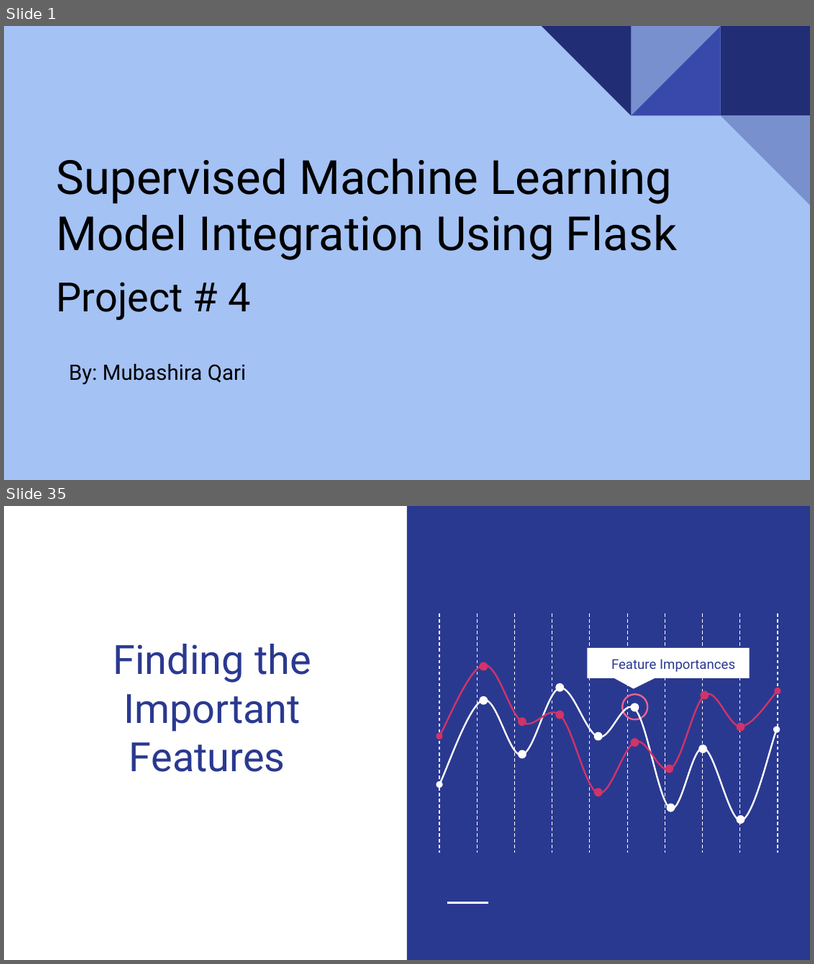
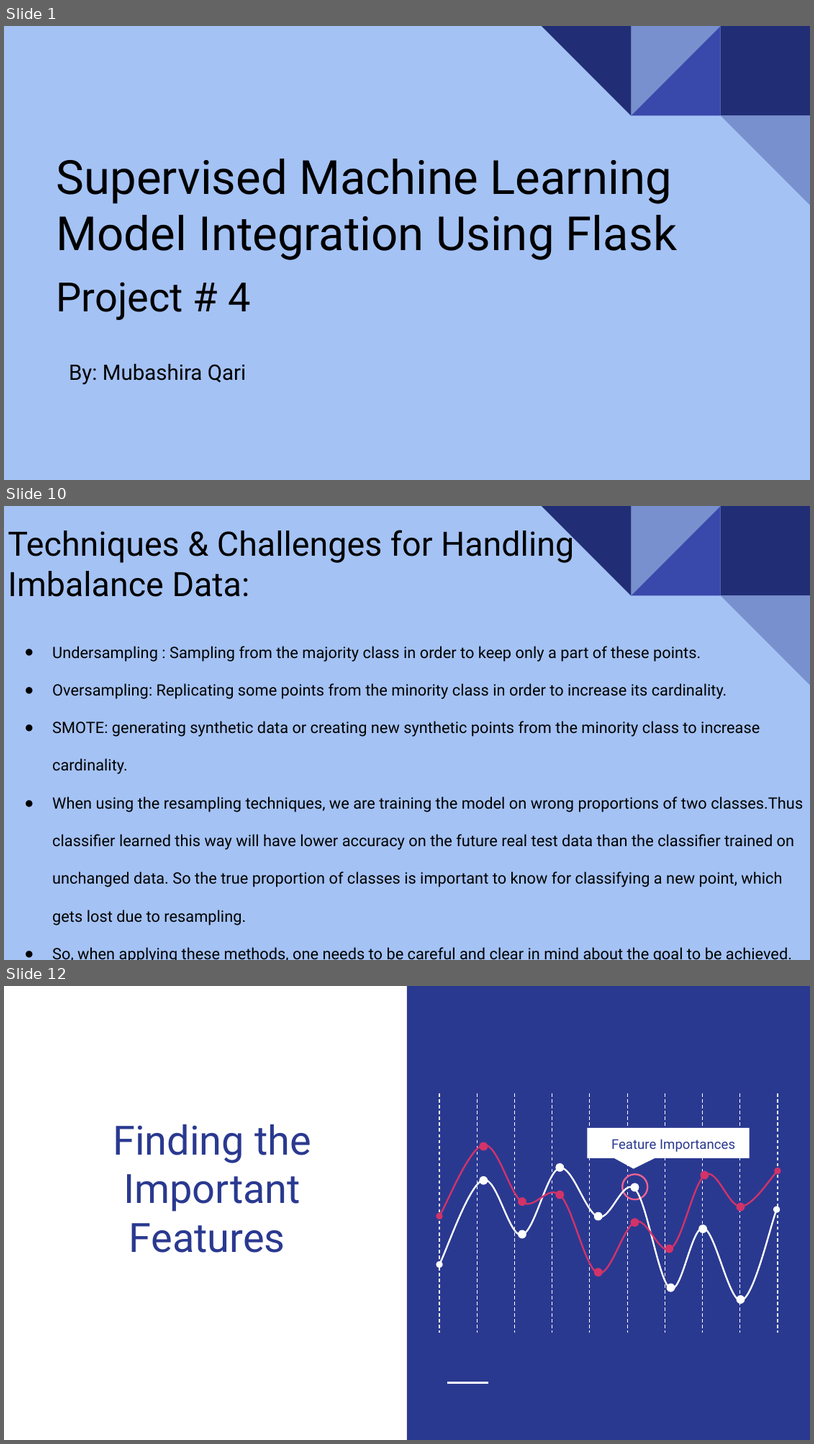
Before and after one commit to uzmabb182/Heroku-outcome-prediction, a slide deck: static/presentation/final_project_presentation_slides.pptx. Shown one above the other, each under a label of ours: slides 1 and 35 before the commit, slides 1, 10 and 12 after it; the slides between them are not shown. The pictures are 814x964 and 814x1444 pixels, drawn with LibreOffice and Linux fonts; fonts in the diff are those of the drawing. Boxes give left, top, right and bottom in pixels: in the first picture for what was removed or moved away, otherwise in the second. Text is boxed around its words. In the diff, an @@ line names an element or a change of style, - is before the commit and + after.

```diff
--- a/static/presentation/final_project_presentation_slides.pptx
+++ b/static/presentation/final_project_presentation_slides.pptx
@@ slide 10 added at [4, 506, 810, 960], background #A4C2F4; not listed: 5 template elements that a slide beside it also shows @@
@@ title added at [8, 525, 574, 597], 30 pt, text #000000 @@
+Techniques & Challenges for Handling Imbalance Data:
@@ text added at [52, 646, 803, 960], 14 pt, text #000000 @@
+● Undersampling : Sampling from the majority class in order to keep only a part of these points.
+● Oversampling: Replicating some points from the minority class in order to increase its cardinality.
+● SMOTE: generating synthetic data or creating new synthetic points from the minority class to increase cardinality.
+● When using the resampling techniques, we are training the model on wrong proportions of two classes.Thus classifier learned this way will have lower accuracy on the future real test data than the classifier trained on unchanged data. So the true proportion of classes is important to know for classifying a new point, which gets lost due to resampling.
+● So, when applying these methods, one needs to be careful and clear in mind about the goal to be achieved.
@@ what was slide 35 is now slide 12 @@
```
Also in this commit, not shown: 4 slides changed, 8 other slides added, 33 slides removed, 1 other file.
